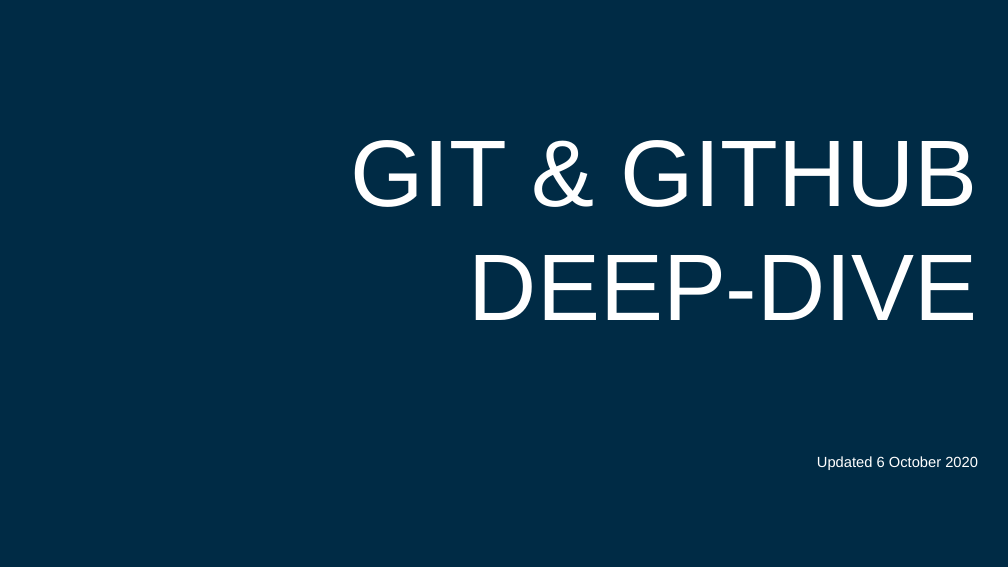
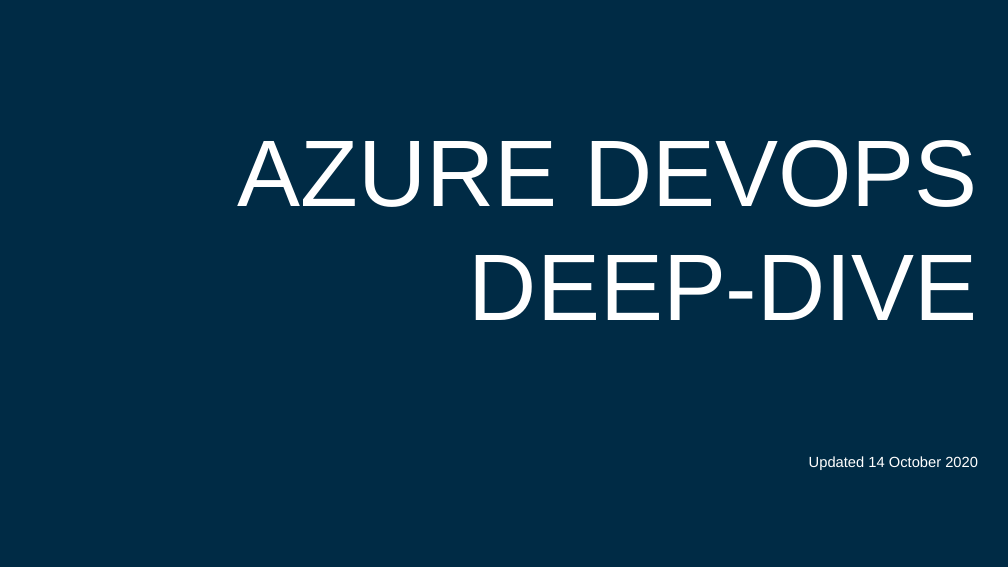
Before and after one commit to dfds/dojo, a slide deck: slide 1 of workshops/ado-deep-dive/ado-deep-dive.pptx. Drawn at 1008x567 pixels with LibreOffice and Linux fonts; fonts in the diff are those of the drawing; background and template pictures are left out. Boxes give left, top, right and bottom in pixels: in the first picture for what was removed or moved away, otherwise in the second. Text is boxed around its words. In the diff, an @@ line names an element or a change of style, - is before the commit and + after.

```diff
--- a/workshops/ado-deep-dive/ado-deep-dive.pptx
+++ b/workshops/ado-deep-dive/ado-deep-dive.pptx
@@ title at (238, 140, 978, 470): text changed @@
-GIT & GITHUB
-DEEP-DIVE
-Updated 6 October 2020
+AZURE DEVOPS
+DEEP-DIVE
+Updated 14 October 2020
```
Also in this commit, not shown: 4 other slides changed, 3 slides added, 31 slides removed.
